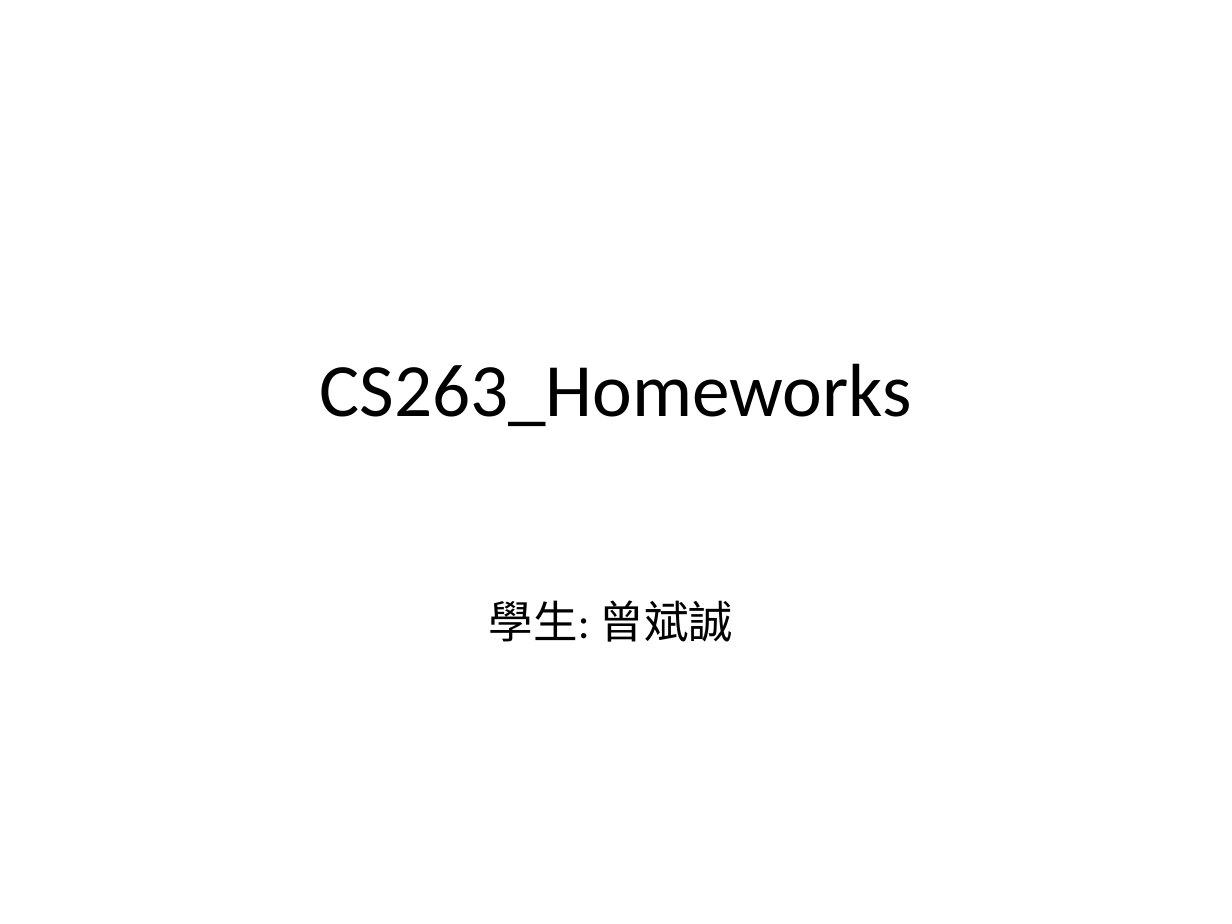
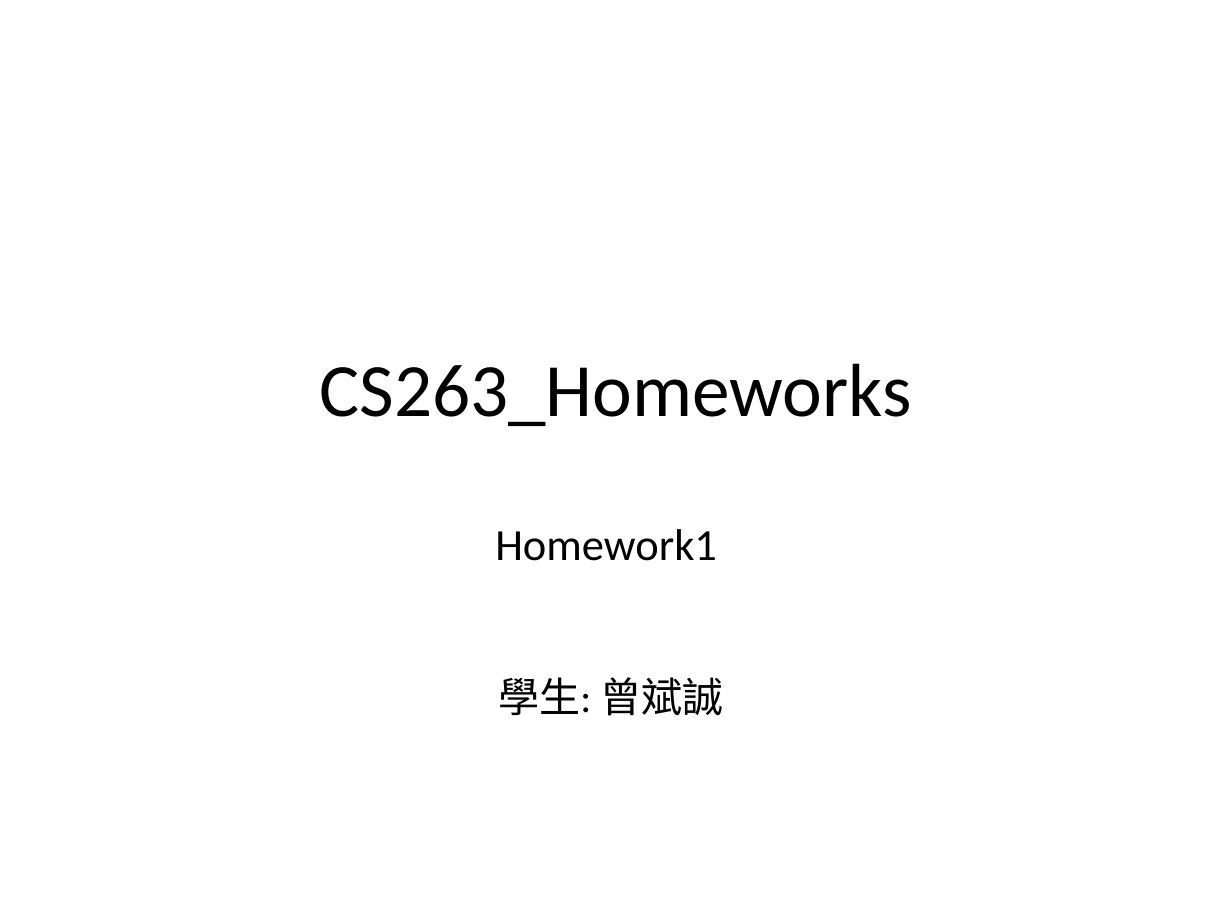
Before and after one commit to isntso/CS263_Homeworks, a slide deck: slide 1 of Homework1/Homework1.pptx. Drawn at 1232x924 pixels with LibreOffice and Linux fonts; fonts in the diff are those of the drawing. Boxes give left, top, right and bottom in pixels: in the first picture for what was removed or moved away, otherwise in the second. Text is boxed around its words. In the diff, an @@ line names an element or a change of style, - is before the commit and + after.

Commit message:
標題加入Homework1

```diff
--- a/Homework1/Homework1.pptx
+++ b/Homework1/Homework1.pptx
@@ text added at (495,529,717,561), 26 pt, text #000000 @@
+Homework1
@@ text "學生: 曾斌誠": place and size @@
-text "學生: 曾斌誠" at (489,600,733,642)
+text "學生: 曾斌誠" at (498,677,724,716)
@@ text "學生: 曾斌誠" at (498,677,724,716): size 26 to 24 pt @@
```
